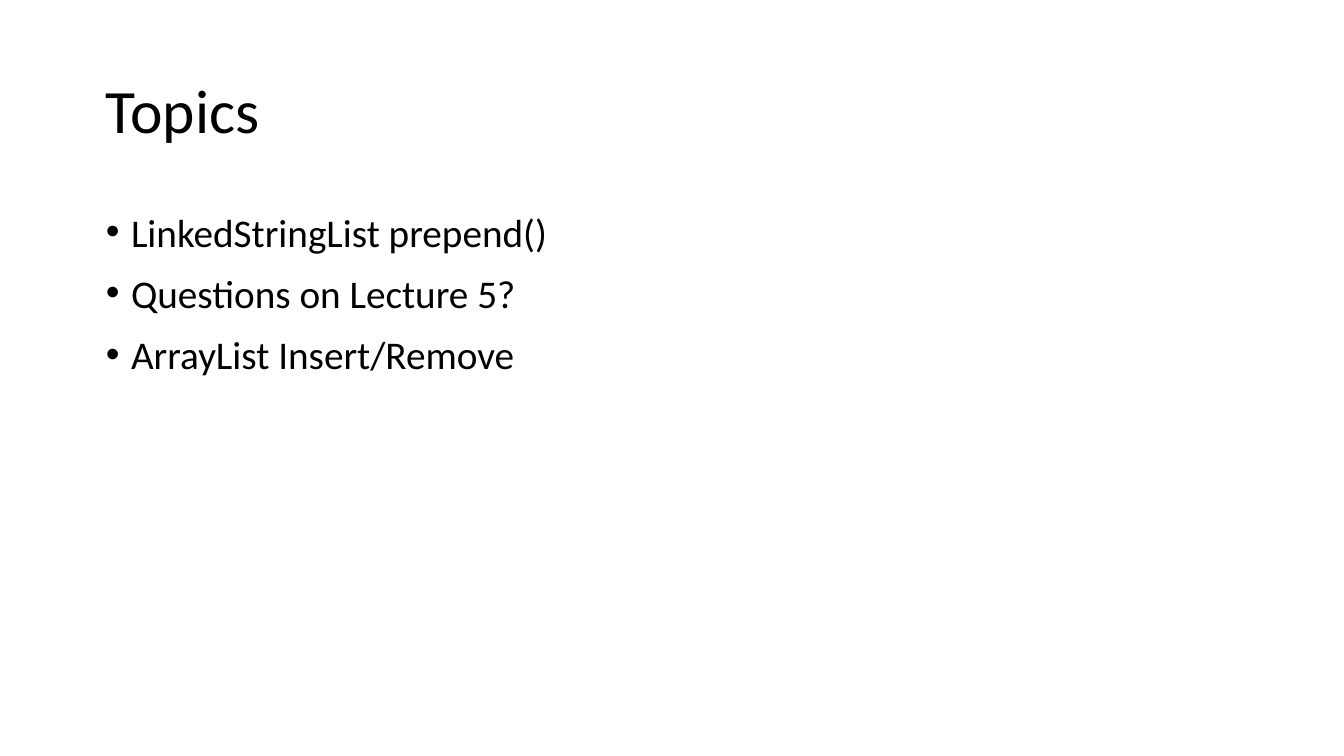
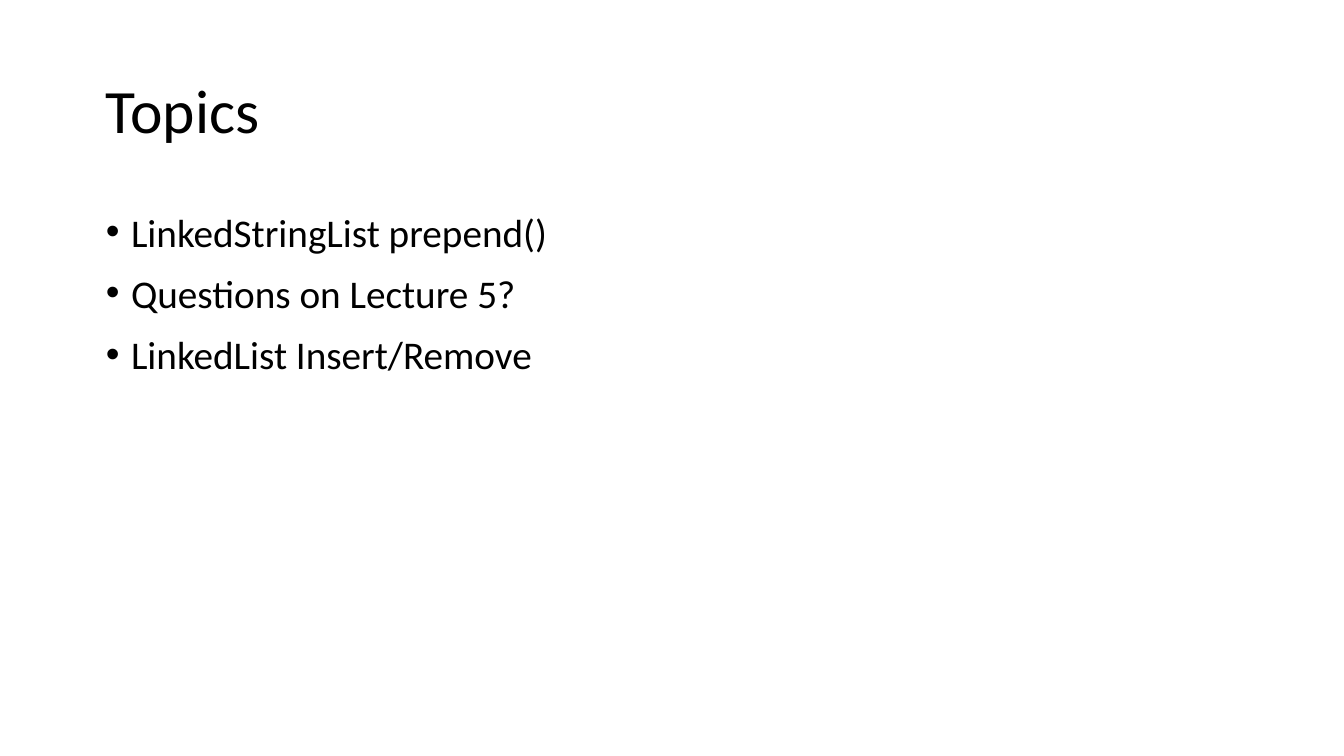
Before and after one commit to ucsd-cse12-f20/ucsd-cse12-f20.github.io, a slide deck: slide 3 of lectures/lecture-05/Lecture-Live B00/Lecture 05 - Lecture.pptx. Drawn at 1344x756 pixels with LibreOffice and Linux fonts; fonts in the diff are those of the drawing. Boxes give left, top, right and bottom in pixels: in the first picture for what was removed or moved away, otherwise in the second. Text is boxed around its words. In the diff, an @@ line names an element or a change of style, - is before the commit and + after.

```diff
--- a/lectures/lecture-05/Lecture-Live B00/Lecture 05 - Lecture.pptx
+++ b/lectures/lecture-05/Lecture-Live B00/Lecture 05 - Lecture.pptx
@@ text at (x1=131, y1=341, x2=532, y2=371): text changed @@
-• ArrayList Insert/Remove
+• LinkedList Insert/Remove
```
Also in this commit, not shown: 2 other slides changed, 6 other files.
